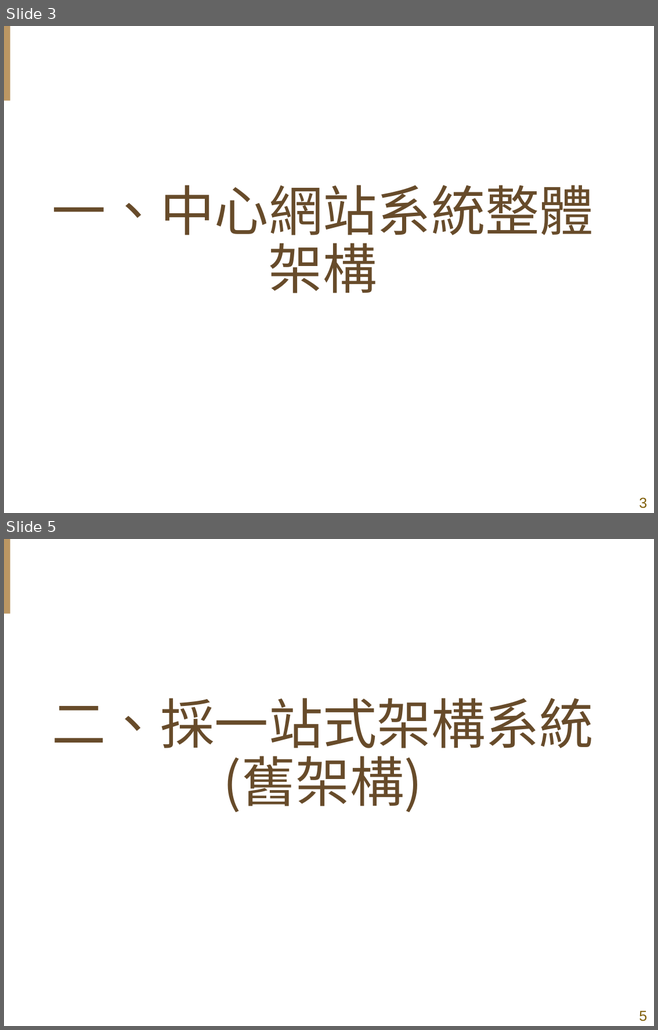
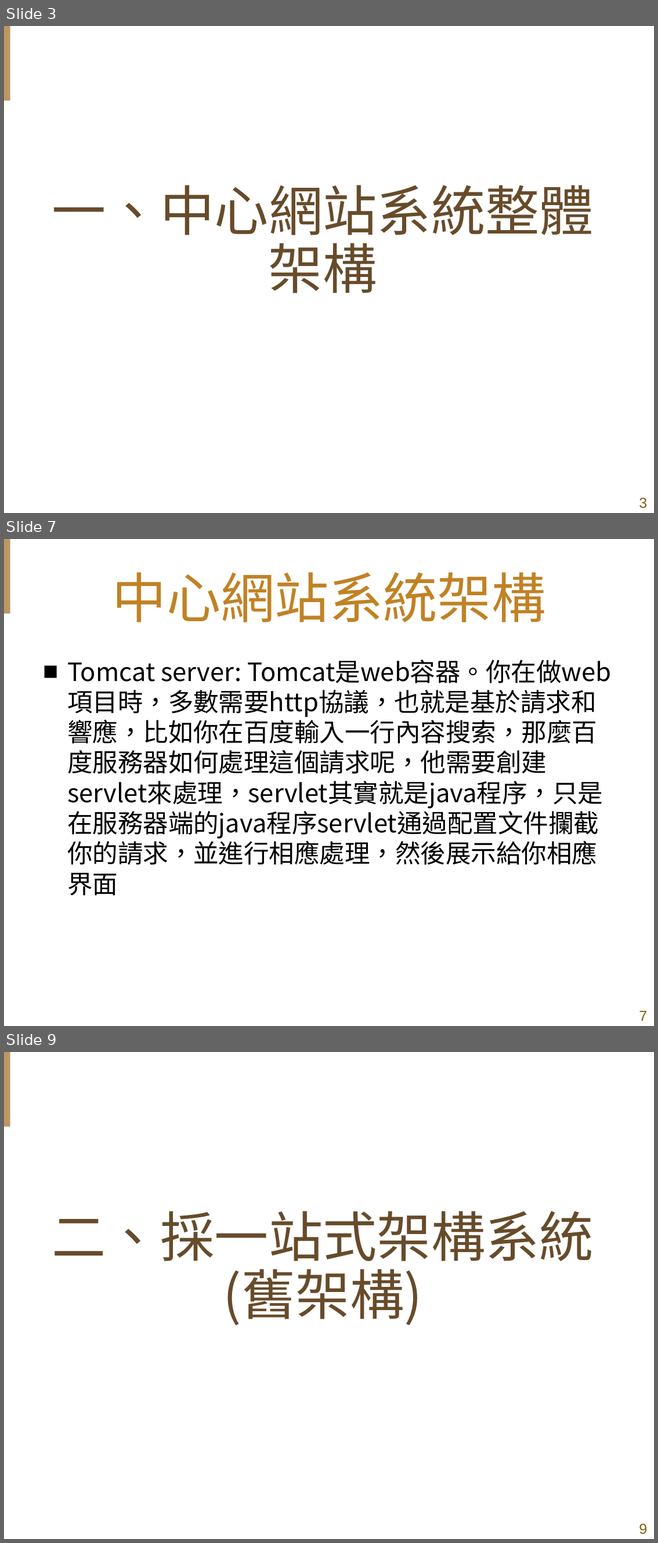
Before and after one commit to shih33/java_atguigu, a slide deck: 期末報告/期末簡報_施詠舜.pptx. Shown one above the other, each under a label of ours: slides 3 and 5 before the commit, slides 3, 7 and 9 after it; the slides between them are not shown. The pictures are 658x1030 and 658x1543 pixels, drawn with LibreOffice and Linux fonts; fonts in the diff are those of the drawing; background and template pictures are left out. Boxes give left, top, right and bottom in pixels: in the first picture for what was removed or moved away, otherwise in the second. Text is boxed around its words. In the diff, an @@ line names an element or a change of style, - is before the commit and + after.

```diff
--- a/期末報告/期末簡報_施詠舜.pptx
+++ b/期末報告/期末簡報_施詠舜.pptx
@@ slide 7 added at [4,539,654,1026], background #FFFFFF; not listed: 2 template elements that a slide beside it also shows @@
@@ title added at [112,572,546,623], 60 pt, text #C08225 @@
+中心網站系統架構
@@ text added at [67,660,611,896], 28 pt, text #000000 @@
+■ Tomcat server: Tomcat是web容器。你在做web項目時，多數需要http協議，也就是基於請求和響應，比如你在百度輸入一行內容搜索，那麼百度服務器如何處理這個請求呢，他需要創建servlet來處理，servlet其實就是java程序，只是在服務器端的java程序servlet通過配置文件攔截你的請求，並進行相應處理，然後展示給你相應界面
@@ what was slide 5 is now slide 9 @@
@@ page number at [639,1524,647,1535]: text changed @@
-5
+9
```
Also in this commit, not shown: 3 slides changed, 3 other slides added.
